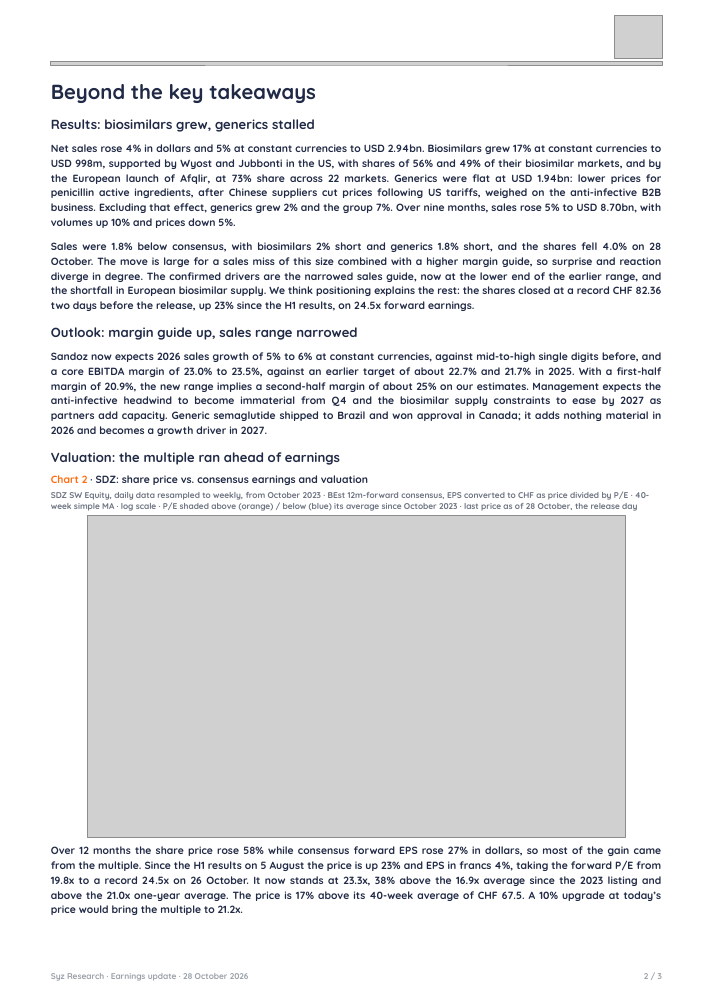
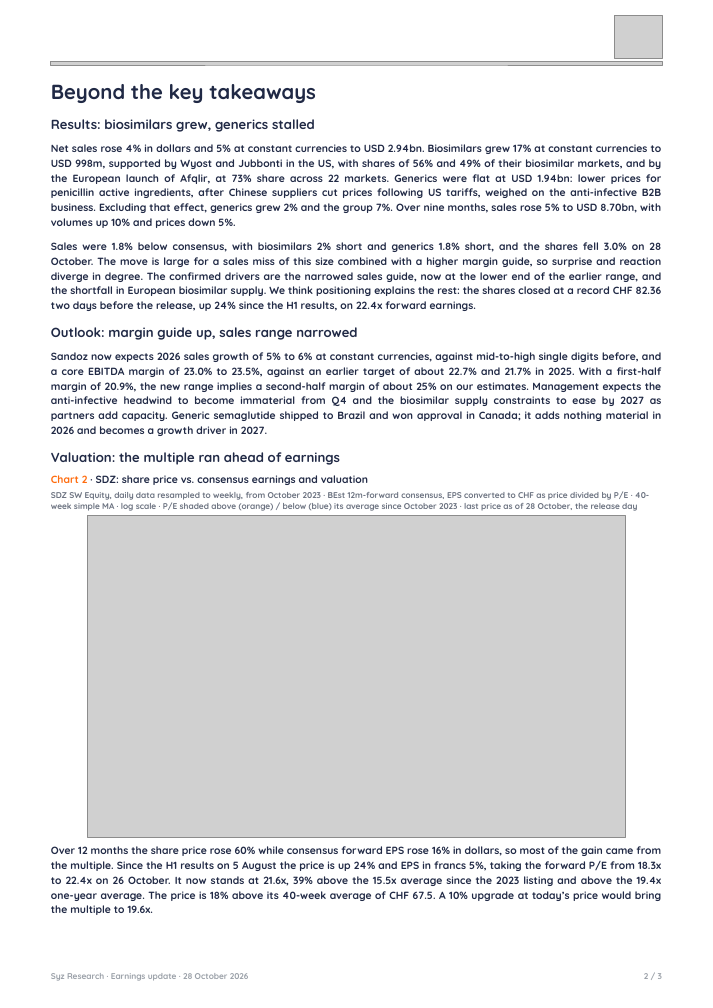
Before and after one commit to jb-db05/syz-earnings, a slide deck: slide 2 of reports/SDZ_Q3_2026/Earnings_Update_SDZ_Q32026.pptx. Drawn at 713x1008 pixels with LibreOffice and Linux fonts; fonts in the diff are those of the drawing; grey boxes stand for pictures. Boxes give left, top, right and bottom in pixels: in the first picture for what was removed or moved away, otherwise in the second. Text is boxed around its words. In the diff, an @@ line names an element or a change of style, - is before the commit and + after.

```diff
--- a/reports/SDZ_Q3_2026/Earnings_Update_SDZ_Q32026.pptx
+++ b/reports/SDZ_Q3_2026/Earnings_Update_SDZ_Q32026.pptx
@@ text at (x1=51, y1=242, x2=662, y2=311): text changed @@
-Sales were 1.8% below consensus, with biosimilars 2% short and generics 1.8% short, and the shares fell 4.0% on 28 October. The move is large for a sales miss of this size combined with a higher margin guide, so surprise and reaction diverge in degree. The confirmed drivers are the narrowed sales guide, now at the lower end of the earlier range, and the shortfall in European biosimilar supply. We think positioning explains the rest: the shares closed at a record CHF 82.36 two days before the release, up 23% since the H1 results, on 24.5x forward earnings.
+Sales were 1.8% below consensus, with biosimilars 2% short and generics 1.8% short, and the shares fell 3.0% on 28 October. The move is large for a sales miss of this size combined with a higher margin guide, so surprise and reaction diverge in degree. The confirmed drivers are the narrowed sales guide, now at the lower end of the earlier range, and the shortfall in European biosimilar supply. We think positioning explains the rest: the shares closed at a record CHF 82.36 two days before the release, up 24% since the H1 results, on 22.4x forward earnings.
@@ text at (x1=51, y1=846, x2=662, y2=915): text changed @@
-Over 12 months the share price rose 58% while consensus forward EPS rose 27% in dollars, so most of the gain came from the multiple. Since the H1 results on 5 August the price is up 23% and EPS in francs 4%, taking the forward P/E from 19.8x to a record 24.5x on 26 October. It now stands at 23.3x, 38% above the 16.9x average since the 2023 listing and above the 21.0x one-year average. The price is 17% above its 40-week average of CHF 67.5. A 10% upgrade at today’s price would bring the multiple to 21.2x.
+Over 12 months the share price rose 60% while consensus forward EPS rose 16% in dollars, so most of the gain came from the multiple. Since the H1 results on 5 August the price is up 24% and EPS in francs 5%, taking the forward P/E from 18.3x to 22.4x on 26 October. It now stands at 21.6x, 39% above the 15.5x average since the 2023 listing and above the 19.4x one-year average. The price is 18% above its 40-week average of CHF 67.5. A 10% upgrade at today’s price would bring the multiple to 19.6x.
```
Also in this commit, not shown: 1 other slide changed, 6 other files.
